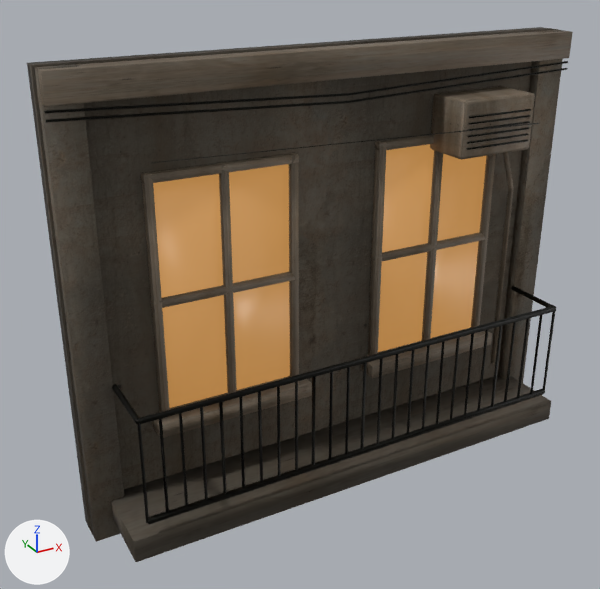
An edit to the glTF model examples/game-hanoi-city/assets/hq/buildings/mat_tien_tang_02_lod1.glb, drawn before and after from the same camera.
One viewpoint serves both versions: a camera (50 mm lens) standing at (-1.01, -4.95, 4.01) and looking at (1.68, -0.07, 1.57). Arrows for +X, +Y and +Z are at lower left; the lights stay in place. The first picture is the older version. Vertices at exactly the same position are counted once.

Names of what the first picture shows: 'mat_tien_tang_02.001'.
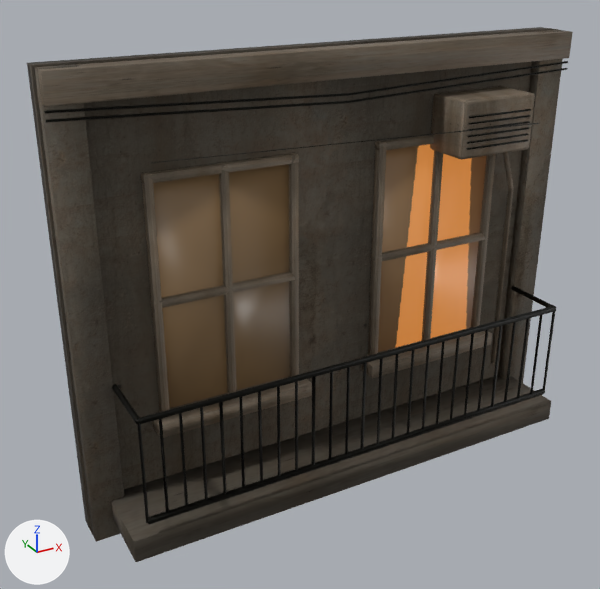
What changed in the scene script:
```text
Add img_hanoi_window_emission:
    img_hanoi_window_emission = load_image('hanoi_window_emission', '_unpacked/hanoi_window_emission', 256, 128, 'sRGB')
Change mat_window_glow:
    where n0 = _N.new('ShaderNodeBsdfPrincipled'); n0.name = 'Principled BSDF'
    remove n0.inputs[27].default_value = (0.4, 0.19, 0.05, 1.0)  # 'Emission Color', brown #aa793f
    n0.inputs[28].default_value: 1.0 -> 0.5  # 'Emission Strength'
    add n2 = _N.new('ShaderNodeTexImage'); n2.name = 'Image Texture'
    add n2.image = img_hanoi_window_emission
    add _L.new(n2.outputs[0], n0.inputs[27])  # 'Color' to 'Emission Color'
Change me_front_masonry_002:
    where me_front_masonry_002.from_pydata(...)  # 512 vertices, 776 faces; spans x 0.0..4.0, y -0.59..0.18, z 0.0..3.3
    used by ob_mat_tien_tang_02_001; location = (0.0, 0.0, 0.0)
    me_front_masonry_002 part 1: texture (UV) coordinates of 24 of 776 faces, centred in x 0.6..3.4, y -0.02..0.05, z 0.86..2.58, changed; they spanned u 0.01..0.24, v 0.26..0.49 and now span u 0.0..1.0, v 0.01..0.99
```

Where the change shows, as pixel boxes (x1, y1, x2, y2) in the pictures (600 x 589 px):
'mat_tien_tang_02.001', surface changed (orange to brown): (150, 143, 491, 415) in both
part 1 of me_front_masonry_002, surface changed (orange to brown): (153, 144, 486, 408) in both
